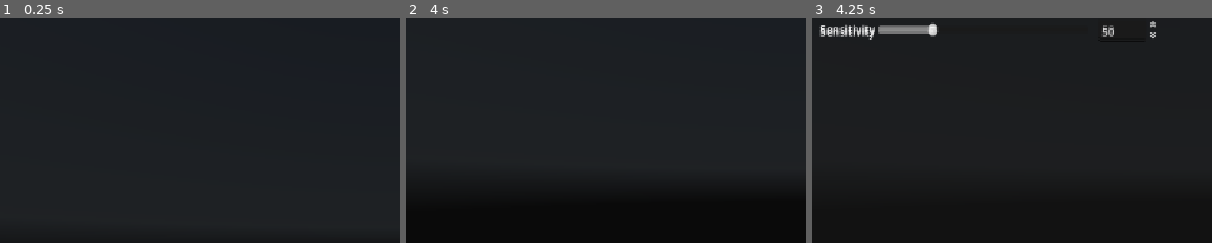
Above: before the commit, frames 1-3 (left to right).
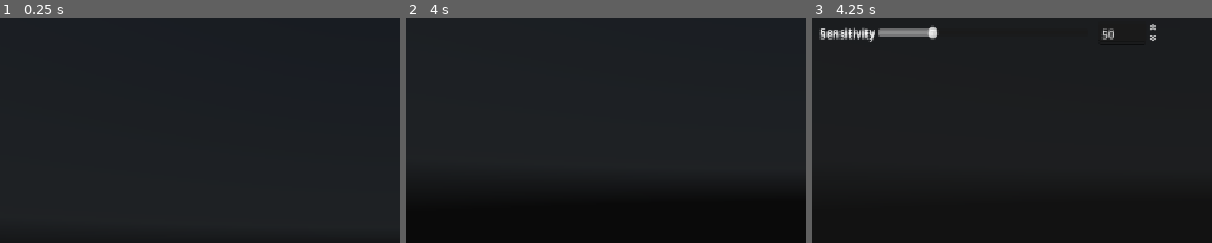
Above: after the commit, the same moments.

Repository: ZRedCon/InteractivePortfolio
Game: Godot game, scene res://Scenes/main_scene.tscn
Two runs of this game, one before a commit and one after it. Both use one fixed random seed, a clock stepped at 60 frames per second and the inputs below. A sky picture missing from this copy of the repository is replaced by a grey-blue gradient.
Inputs (mouse positions are % of the whole screen's width and height, from its top left):
- Up to frame 1 (0.25 s): no input
- Up to frame 2 (4 s): move the mouse to (72, 45) at 0.52 s; hold D (Right) 0.53-1.28 s; hold Ctrl (Slow) 0.53-1.28 s; click (72, 45) at 0.67 s; move the mouse to (45, 50) at 1.27 s; hold W (Forward) from 1.28 s (still down); tap Shift (Sprint) at 1.35 s; move the mouse to (52, 48) at 2.02 s; press the mouse at (52, 48) at 2.03 s; tap Enter at 2.75 s; move the mouse to (49, 52) at 2.77 s; release the mouse at (49, 52) at 2.78 s; tap Ctrl (Slow) at 2.85 s; click (49, 52) at 2.92 s; tap Space at 3.5 s; move the mouse to (57, 51) at 3.52 s; hold Shift (Sprint) from 3.53 s (still down)
- Up to frame 3 (4.25 s): keep holding W (Forward); keep holding Shift (Sprint); tap Escape (Pause) at 4.15 s
The pictures show only the part of the screen within x 0-50%, y 0-50%; the shares and areas given below are measured in that part.

Frames 1-2 are identical in both runs. In frame 3, 1.3% of the frame differs, in the area x 1-86%, y 1-11%.
Error before the commit: Invalid access to property or key 'when_number_updated' on a base object of type 'null instance'. (res://Player/pause_menu.gd:9)

Commit message:
FIX: null reference, ADD: settings label

Diff:
--- a/GodotProject/interactive-portfolio/Player/pause_menu.gd
+++ b/GodotProject/interactive-portfolio/Player/pause_menu.gd
@@ -1,6 +1,6 @@
 extends Control
 
-@onready var sensitivity : NumberEdit = $Sensitivity
+@onready var sensitivity : NumberEdit = $Container/Sensitivity
 
 # Called when the node enters the scene tree for the first time.
 func _ready() -> void:
--- a/GodotProject/interactive-portfolio/Player/pause_menu.tscn
+++ b/GodotProject/interactive-portfolio/Player/pause_menu.tscn
@@ -31,8 +31,12 @@
 
 [node name="Container" type="VBoxContainer" parent="." unique_id=1712217484]
 layout_mode = 0
-offset_right = 174.0
-offset_bottom = 187.0
+offset_right = 164.0
+offset_bottom = 35.0
+
+[node name="RichTextLabel" type="RichTextLabel" parent="Container" unique_id=243258090]
+layout_mode = 2
+text = "-- Settings -- "
 
 [node name="Sensitivity" parent="Container" unique_id=623910398 instance=ExtResource("2_jppwi")]
 layout_mode = 2
